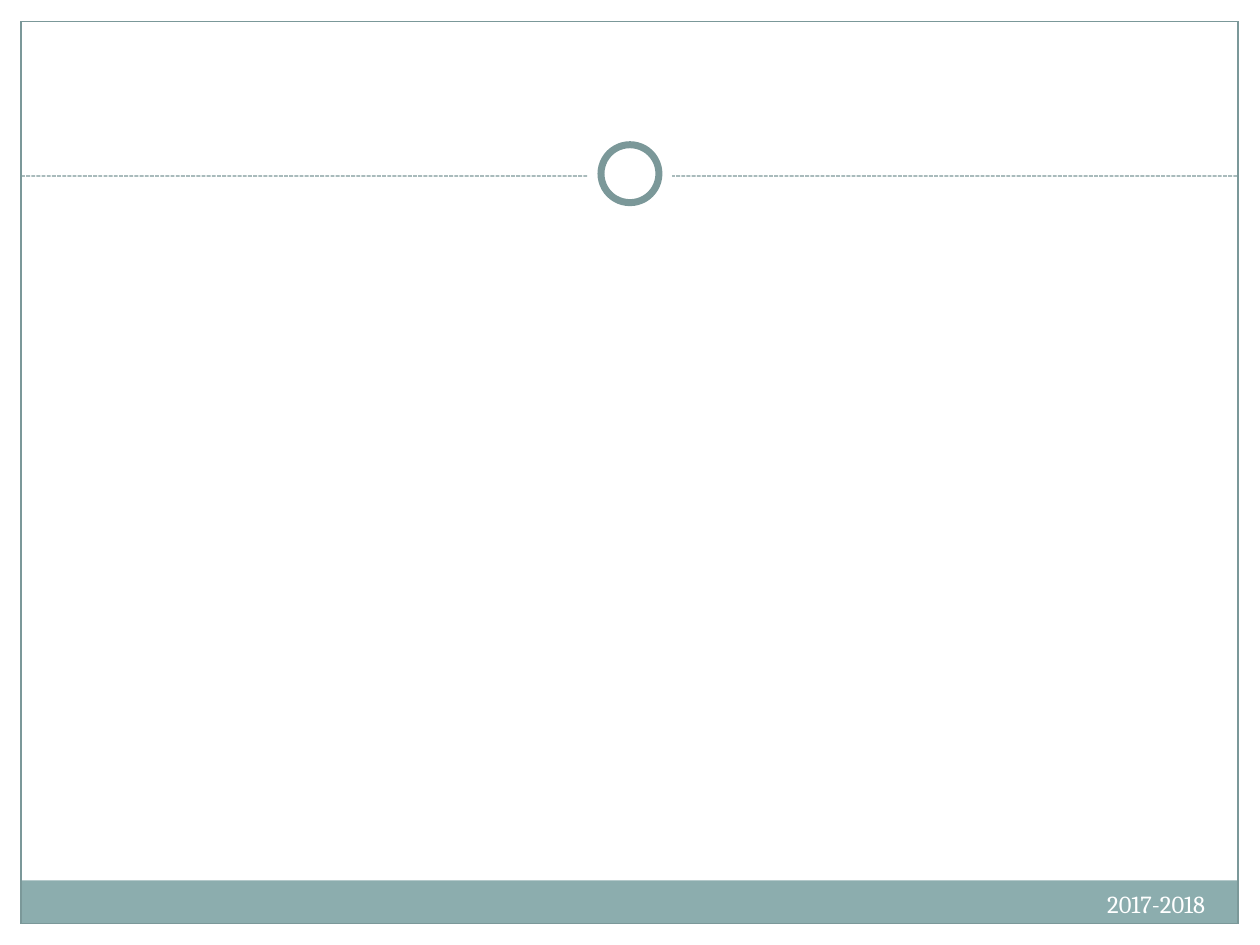
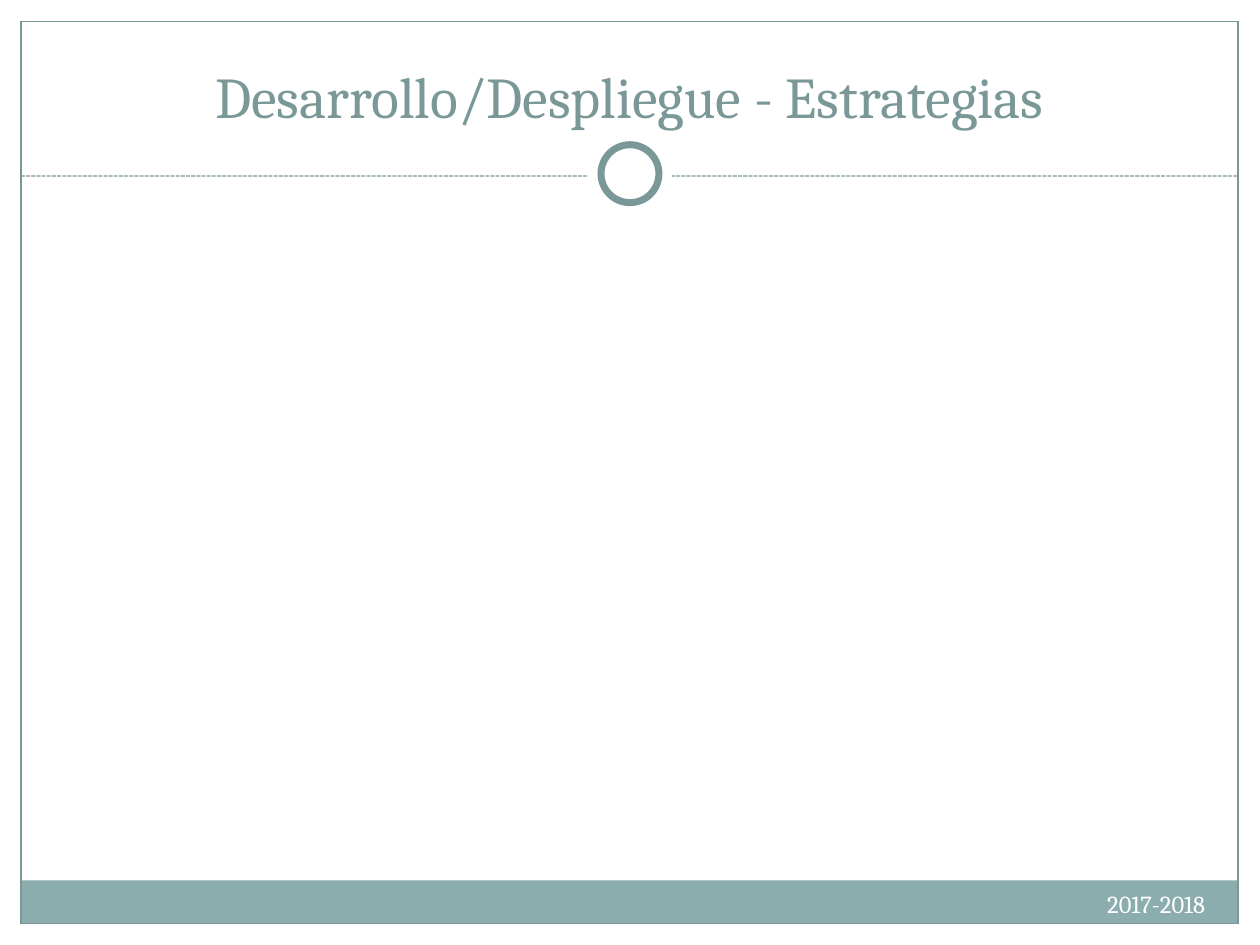
Before and after one commit to Compumatica/Proyecto-de-Ing-Software, a slide deck: slide 12 of docs/IntroIngSoft.PresentacionesFinales.pptx. Drawn at 1260x945 pixels with LibreOffice and Linux fonts; fonts in the diff are those of the drawing. Boxes give left, top, right and bottom in pixels: in the first picture for what was removed or moved away, otherwise in the second. Text is boxed around its words. In the diff, an @@ line names an element or a change of style, - is before the commit and + after.

```diff
--- a/docs/IntroIngSoft.PresentacionesFinales.pptx
+++ b/docs/IntroIngSoft.PresentacionesFinales.pptx
@@ title added at (x1=215, y1=78, x2=1044, y2=131), 33 pt, text #7C999A @@
+Desarrollo/Despliegue - Estrategias
```
Also in this commit, not shown: 9 other slides changed, 1 slide added, 1 slide removed.
